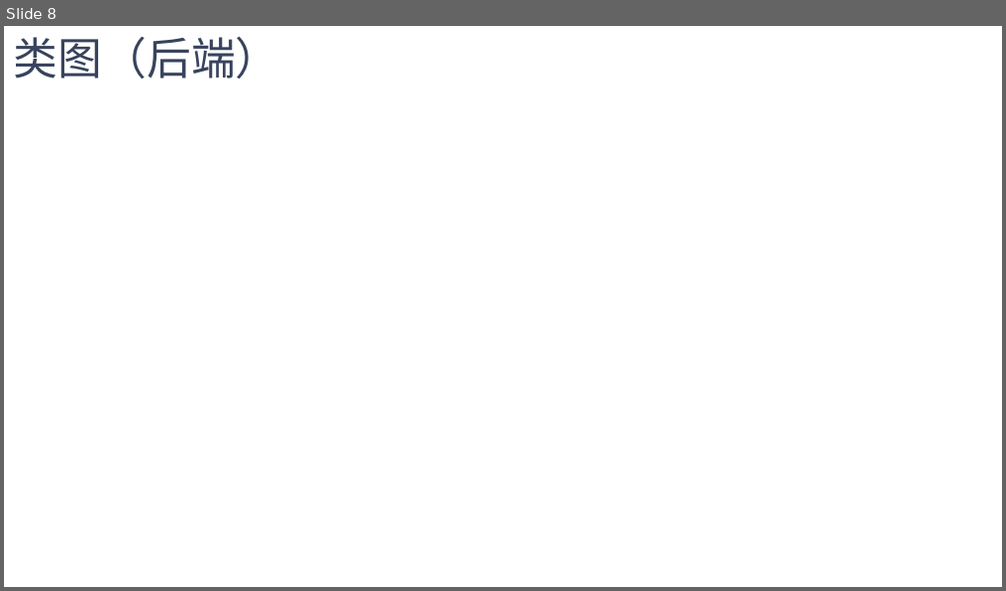
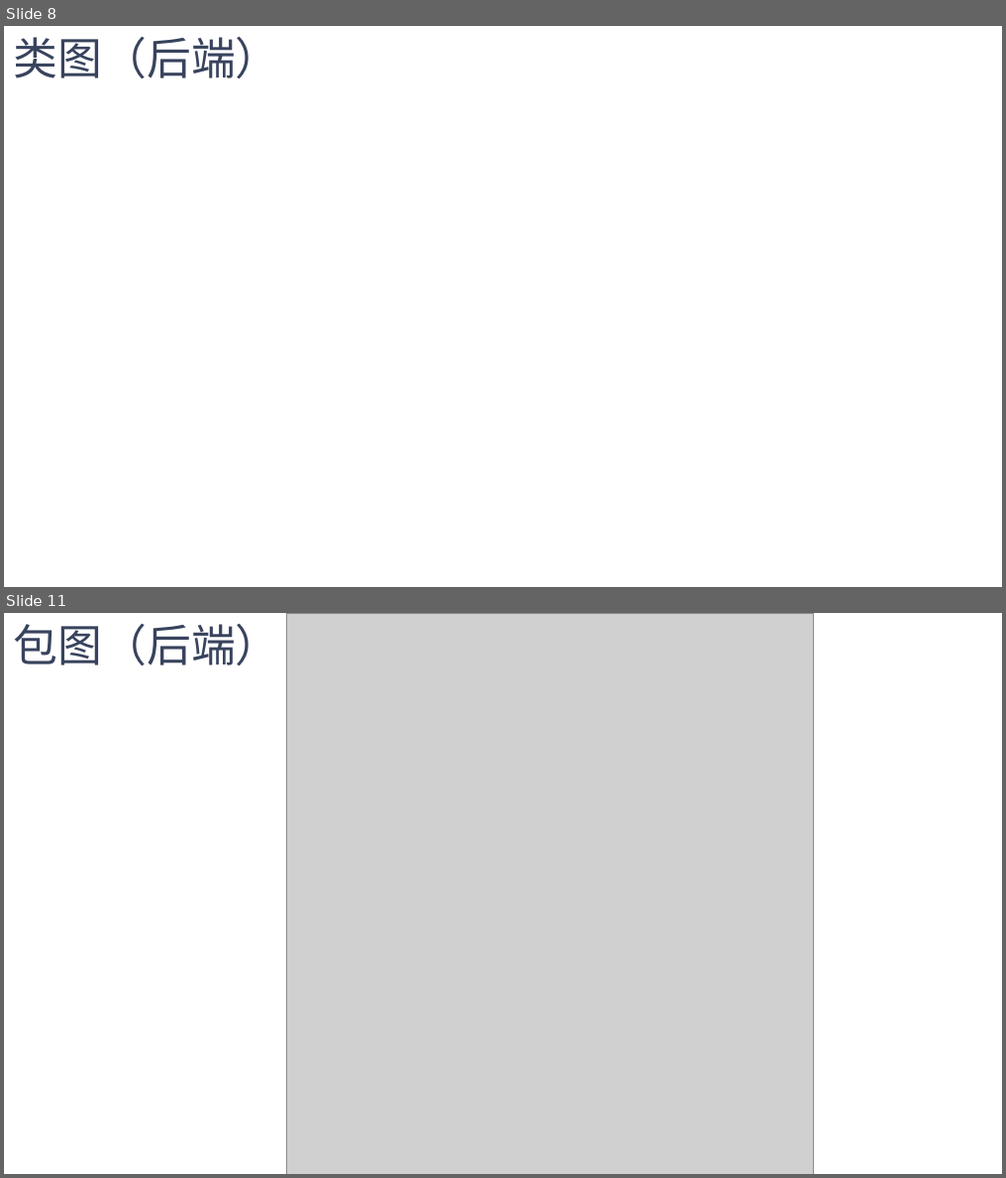
Before and after one commit to skyetim/travel_planning_website, a slide deck: doc/第二阶段课堂展示/第二阶段课堂展示.pptx. Shown one above the other, each under a label of ours: slide 8 before the commit, slides 8 and 11 after it; the slides between them are not shown. The pictures are 1006x591 and 1006x1178 pixels, drawn with LibreOffice and Linux fonts; fonts in the diff are those of the drawing; grey boxes stand for pictures. Boxes give left, top, right and bottom in pixels: in the first picture for what was removed or moved away, otherwise in the second. Text is boxed around its words. In the diff, an @@ line names an element or a change of style, - is before the commit and + after.

Commit message:
doc: 课堂展示ppt 加入包图

```diff
--- a/doc/第二阶段课堂展示/第二阶段课堂展示.pptx
+++ b/doc/第二阶段课堂展示/第二阶段课堂展示.pptx
@@ slide 11 added at [4, 613, 1002, 1174], background #FFFFFF @@
@@ text added at [14, 624, 280, 665], 32 pt, text #38435D @@
+包图（后端）
@@ picture added at [286, 613, 813, 1174] @@
```
Also in this commit, not shown: 2 slides changed, 2 other slides added.
